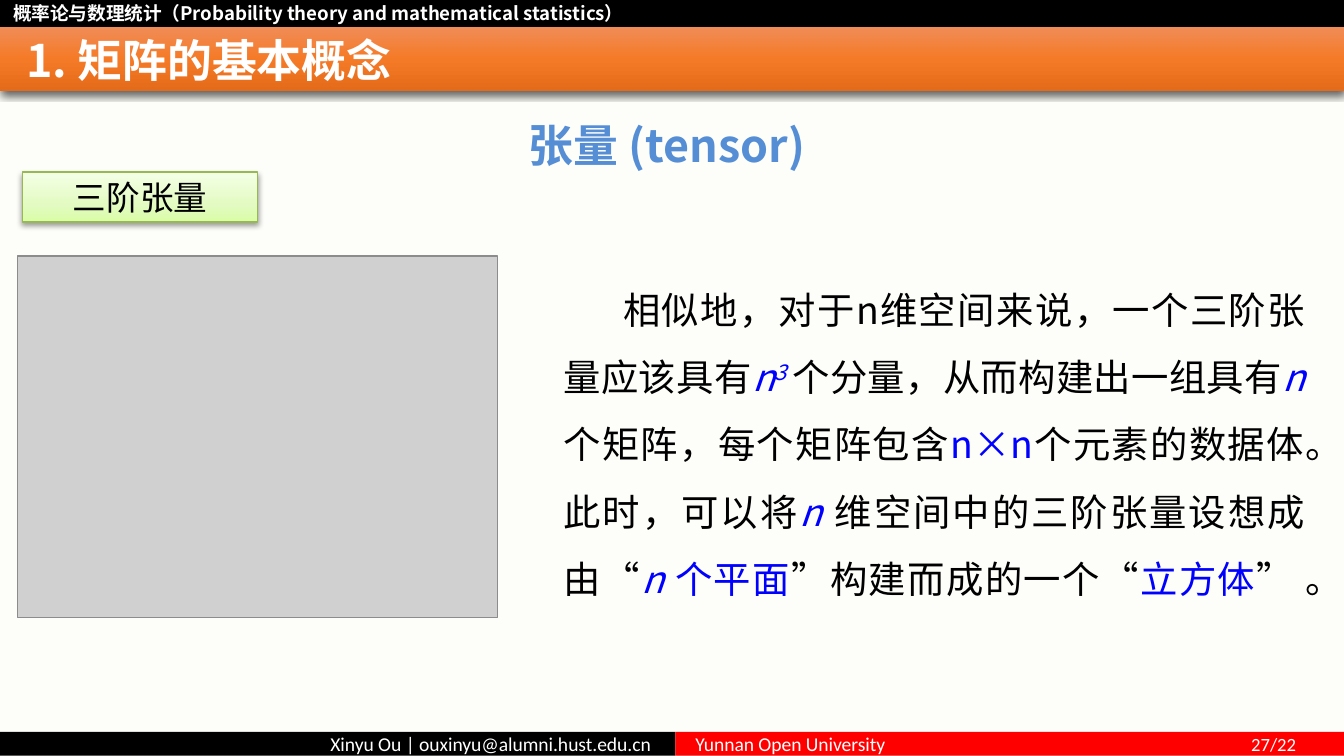
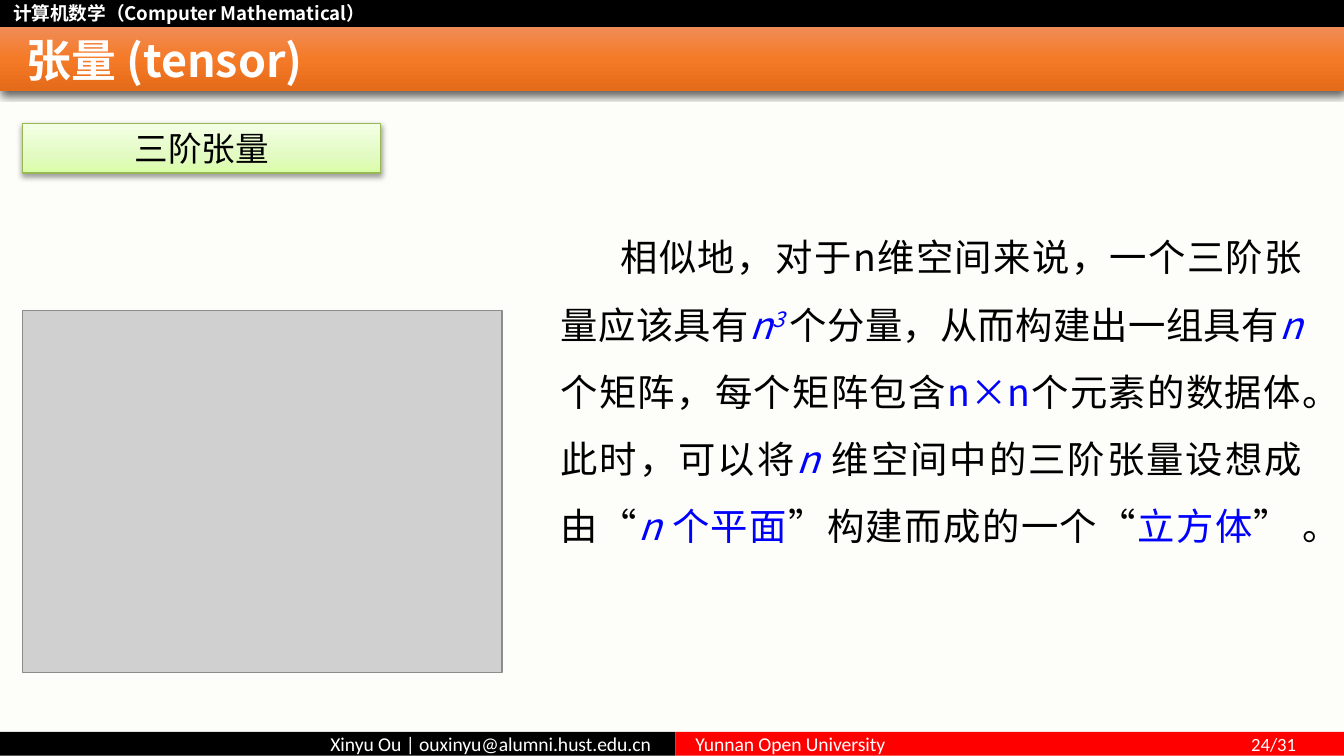
Before and after one commit to ouxinyu/Teaching, a slide deck: slide 24 of ComputerMath/PPT/Ch01Introduction.pptx (slide 27 before the commit). Drawn at 1344x756 pixels with LibreOffice and Linux fonts; fonts in the diff are those of the drawing; grey boxes stand for pictures. Boxes give left, top, right and bottom in pixels: in the first picture for what was removed or moved away, otherwise in the second. Text is boxed around its words. In the diff, an @@ line names an element or a change of style, - is before the commit and + after.

```diff
--- a/ComputerMath/PPT/Ch01Introduction.pptx
+++ b/ComputerMath/PPT/Ch01Introduction.pptx
@@ text at bbox=[13, 4, 365, 24]: text changed @@
-概率论与数理统计（Probability theory and mathematical statistics）
+计算机数学（Computer Mathematical）
@@ title at bbox=[26, 39, 302, 88]: text changed @@
-1. 矩阵的基本概念
+张量 (tensor)
@@ rectangle "三阶张量": place and size @@
-rectangle "三阶张量" at bbox=[23, 172, 258, 222]
+rectangle "三阶张量" at bbox=[23, 124, 382, 173]
@@ text removed at bbox=[529, 124, 805, 171] @@
-张量 (tensor)
@@ text "相似地，对于n维空间来说，一个三阶张量应该具有n3 个分量，从而构建出一组具有n个矩阵，每个矩阵包含n×n个元素的数据体 ...": place and size @@
-text "相似地，对于n维空间来说，一个三阶张量应该具有n3 个分量，从而构建出一组具有n个矩阵，每个矩阵包含n×n个元素的数据体 ..." at bbox=[563, 292, 1342, 596]
+text "相似地，对于n维空间来说，一个三阶张量应该具有n3 个分量，从而构建出一组具有n个矩阵，每个矩阵包含n×n个元素的数据体 ..." at bbox=[561, 239, 1340, 543]
@@ picture: place and size @@
-picture at bbox=[17, 257, 497, 618]
+picture at bbox=[23, 310, 503, 672]
@@ text in rectangle at bbox=[695, 737, 1296, 756]: text changed @@
-Yunnan Open University 27/22
+Yunnan Open University 24/31
```
Also in this commit, not shown: 29 other slides changed, 1 slide added, 27 slides removed, 53 other files.
